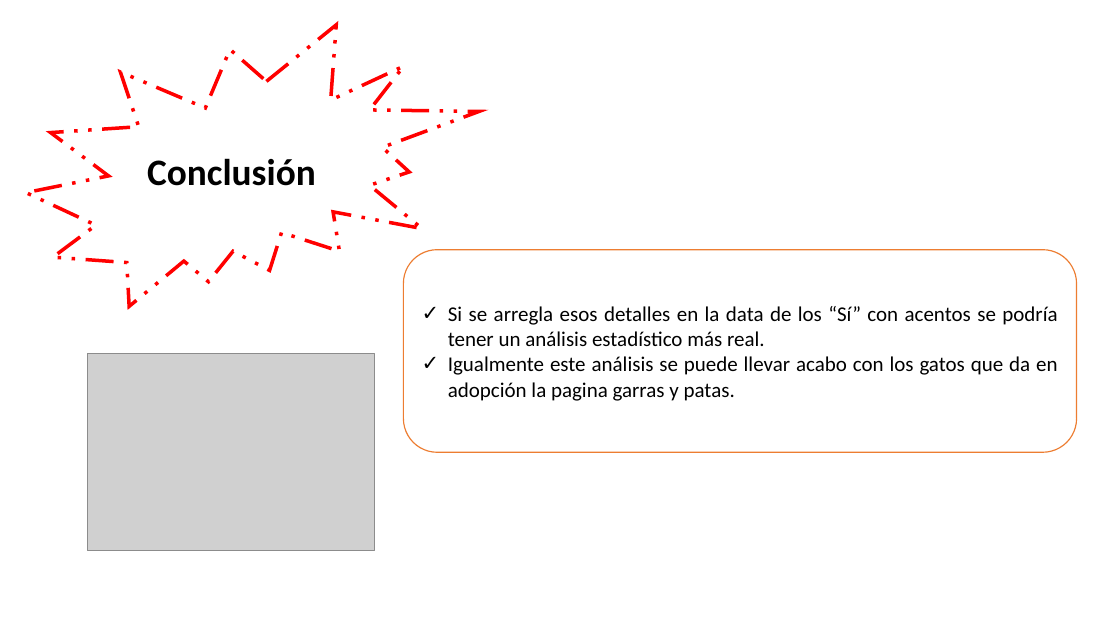
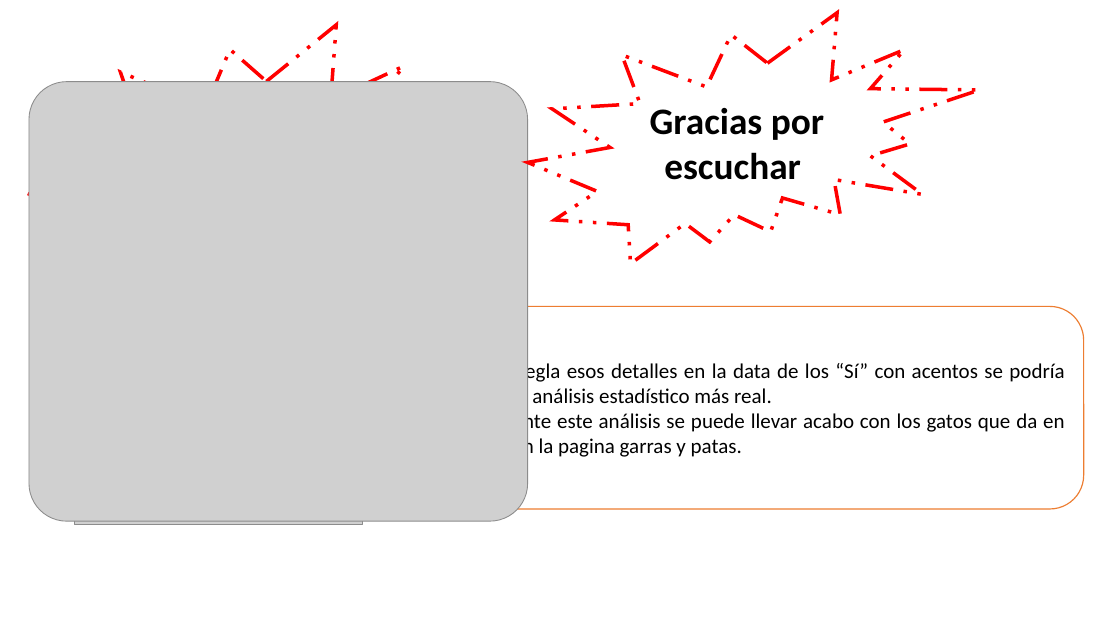
Before and after one commit to pegueroles/Proyecto_garrasypatas_final, a slide deck: slide 8 of Extracción de datos perritos.pptx (slide 7 before the commit). Drawn at 1120x630 pixels with LibreOffice and Linux fonts; fonts in the diff are those of the drawing; grey boxes stand for pictures. Boxes give left, top, right and bottom in pixels: in the first picture for what was removed or moved away, otherwise in the second. Text is boxed around its words. In the diff, an @@ line names an element or a change of style, - is before the commit and + after.

```diff
--- a/Extracción de datos perritos.pptx
+++ b/Extracción de datos perritos.pptx
@@ irregular seal added at box(528, 13, 980, 264), outline #FF0000 3 pt dashed, 32 pt, text #000000, bold @@
+Gracias por
+escuchar
@@ picture added at box(29, 82, 528, 521) @@
@@ text in irregular seal at box(147, 158, 316, 186): text removed @@
-Conclusión
@@ picture: place and size @@
-picture at box(87, 354, 375, 551)
+picture at box(75, 328, 362, 525)
@@ rounded rectangle "Si se arregla esos detalles ...": place and size @@
-rounded rectangle "Si se arregla esos detalles ..." at box(403, 250, 1076, 452)
+rounded rectangle "Si se arregla esos detalles ..." at box(411, 307, 1084, 509)
```
Also in this commit, not shown: 1 slide added.
